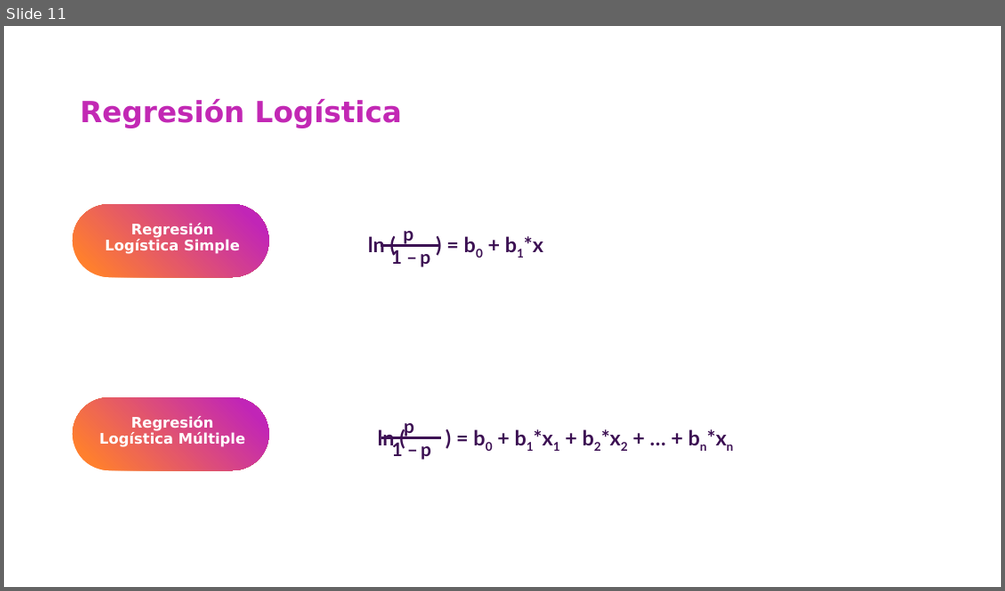
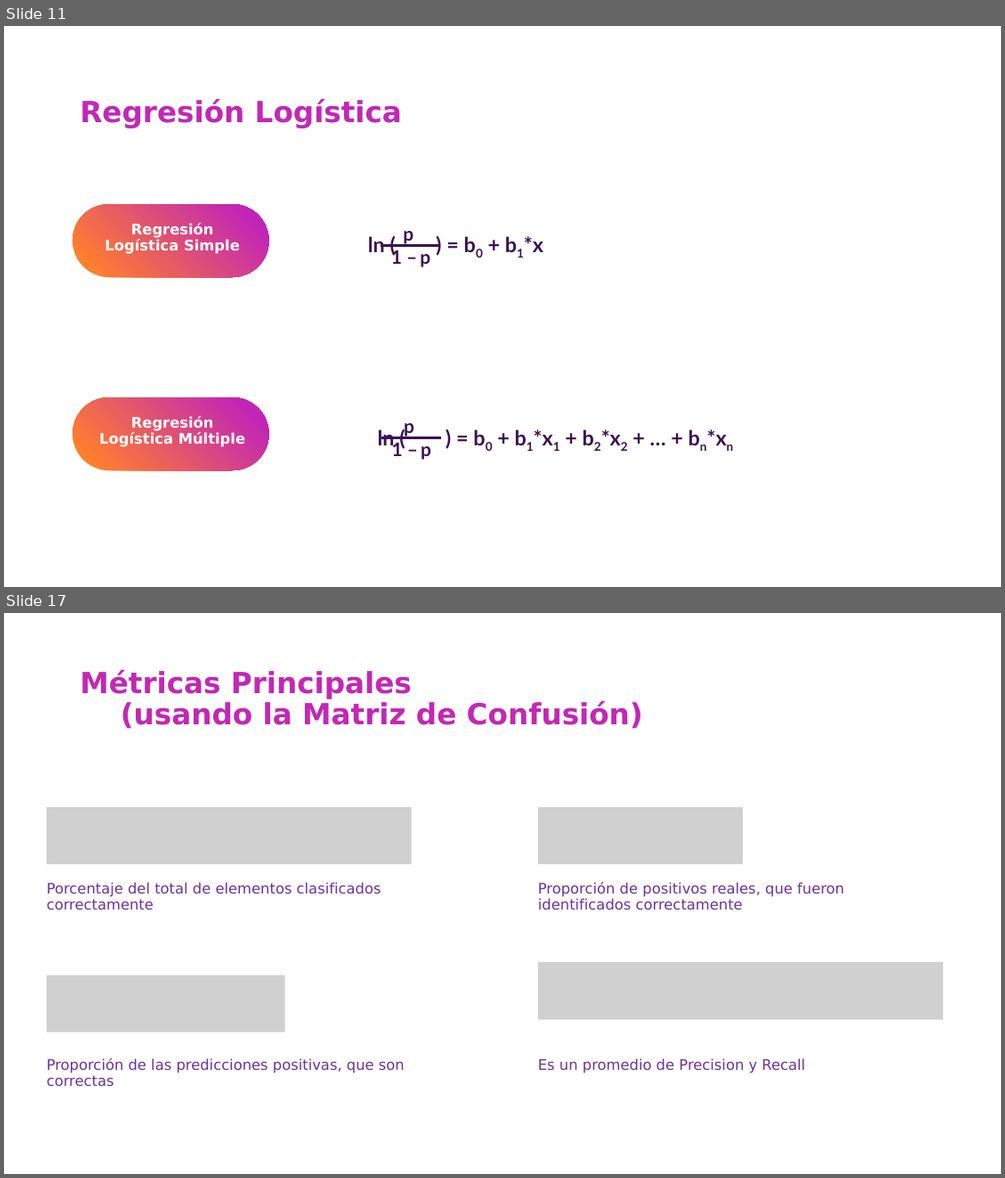
Before and after one commit to csameshiman/Axity_Curso_ML_2023, a slide deck: Diapositivas/Parte 03.Clasificación/Sección 03.1.Logistic Regression/Logistic_Regression.pptx. Shown one above the other, each under a label of ours: slide 11 before the commit, slides 11 and 17 after it; the slides between them are not shown. The pictures are 1005x591 and 1005x1178 pixels, drawn with LibreOffice and Linux fonts; fonts in the diff are those of the drawing; grey boxes stand for pictures; background and template pictures are left out. Boxes give left, top, right and bottom in pixels: in the first picture for what was removed or moved away, otherwise in the second. Text is boxed around its words. In the diff, an @@ line names an element or a change of style, - is before the commit and + after.

```diff
--- a/Diapositivas/Parte 03.Clasificación/Sección 03.1.Logistic Regression/Logistic_Regression.pptx
+++ b/Diapositivas/Parte 03.Clasificación/Sección 03.1.Logistic Regression/Logistic_Regression.pptx
@@ slide 17 added at (x1=4, y1=613, x2=1001, y2=1174), background picture (left out) @@
@@ title added at (x1=80, y1=670, x2=643, y2=729), 28 pt, text #C228B4, bold @@
+Métricas Principales
+(usando la Matriz de Confusión)
@@ picture added at (x1=47, y1=807, x2=412, y2=864) @@
@@ picture added at (x1=538, y1=807, x2=743, y2=864) @@
@@ text added at (x1=47, y1=882, x2=381, y2=910), 14 pt, text #7030A0 @@
+Porcentaje del total de elementos clasificados correctamente
@@ text added at (x1=538, y1=882, x2=844, y2=910), 14 pt, text #7030A0 @@
+Proporción de positivos reales, que fueron identificados correctamente
@@ picture added at (x1=47, y1=975, x2=285, y2=1032) @@
@@ picture added at (x1=538, y1=962, x2=943, y2=1019) @@
@@ text added at (x1=47, y1=1058, x2=404, y2=1086), 14 pt, text #7030A0 @@
+Proporción de las predicciones positivas, que son correctas
@@ text added at (x1=538, y1=1058, x2=805, y2=1073), 14 pt, text #7030A0 @@
+Es un promedio de Precision y Recall
```
Also in this commit, not shown: 11 other slides added.
